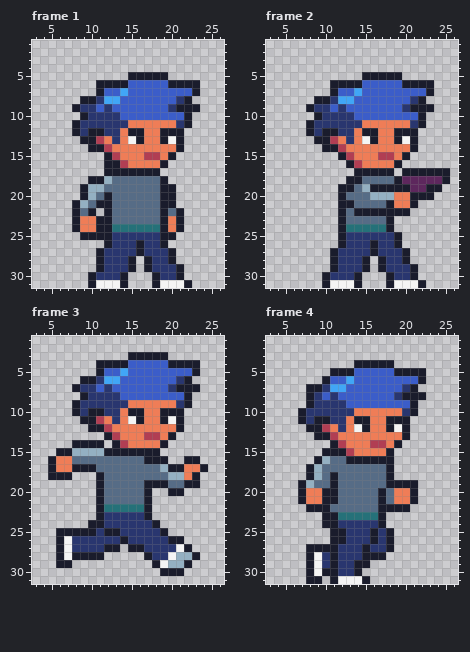
A pixel-art file gets an edit: Assets/Player/Player.ase. This is how it looked before the edit.
32x32 pixels, 11 frames. Shown: frame 1: x 3..26, y 1..31; frame 2: x 3..26, y 1..31; frame 3: x 3..26, y 1..31; frame 4: x 3..26, y 1..31. The commit also changed other frames, which this record leaves out.
Now the later version:
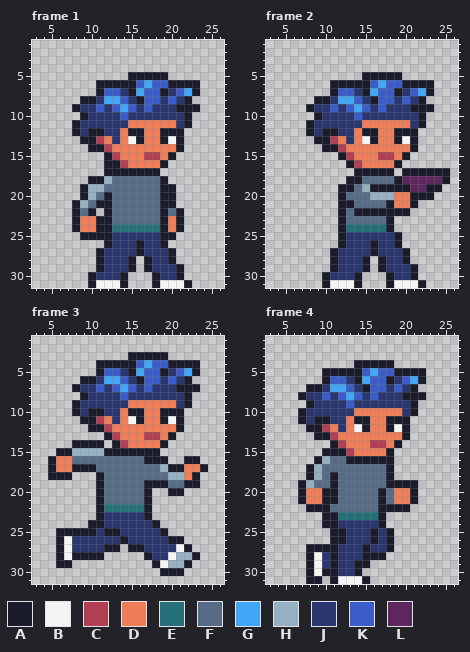
Palette (. is transparent): A #1a1c2c  B #f4f4f4  C #b13e53  D #ef7d57  E #257179  F #566c86  G #41a6f6  H #94b0c2  J #29366f  K #3b5dc9  L #5d275d
The exact change:
Changed rows in their new state; - is an unchanged pixel.
Frame 1, layer "Head":
first column x 14:
 6 -A-G-----
 7 JAG--AJ-G
 8 -JA--J---
 9 G-J-JJ---
10 -JJJJJJJ-
Frame 2, layer "Head": the same change as frame 1
Frame 3, layer "Head":
first column x 14:
 4 -A-G-----
 5 JAG--AJ-G
 6 -JA--J---
 7 G-J-JJ---
 8 -JJJJJJJ-
Frame 4, layer "Head":
first column x 7:
 5 ---A---A-G-----
 6 ------JAG--AJ-G
 7 -------JA--J---
 8 AJ----G-J-JJ---
 9 -------JJJJJJJ-
Changed places in both pictures, as pixel boxes (x1, y1, x2, y2):
changed: (120, 80, 192, 120)
changed: (354, 80, 426, 120)
changed: (120, 360, 192, 400)
changed: (298, 368, 418, 408)
